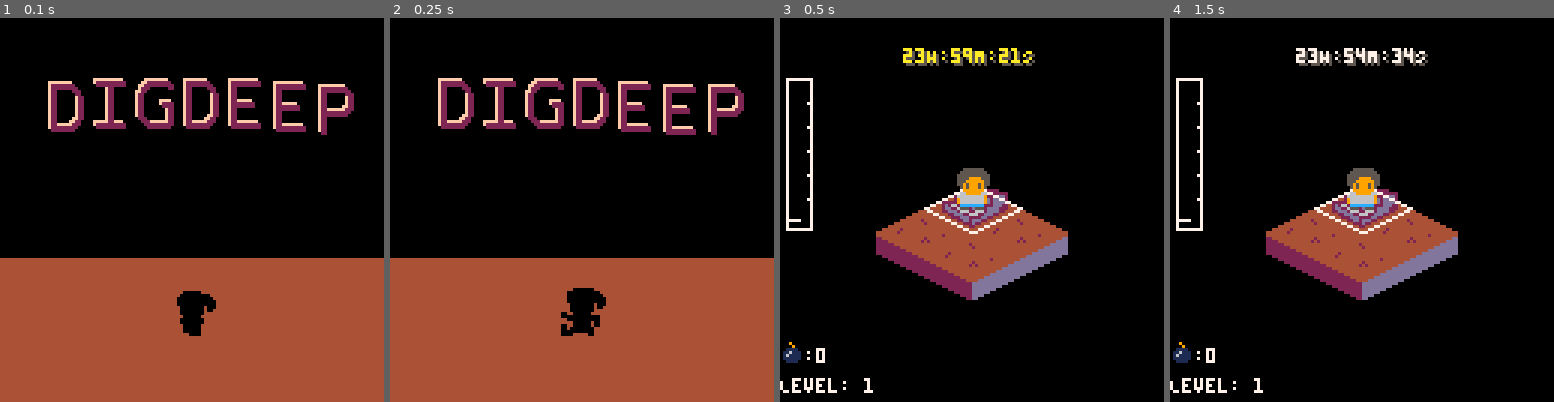
Above: before the commit, frames 1-4 (left to right).
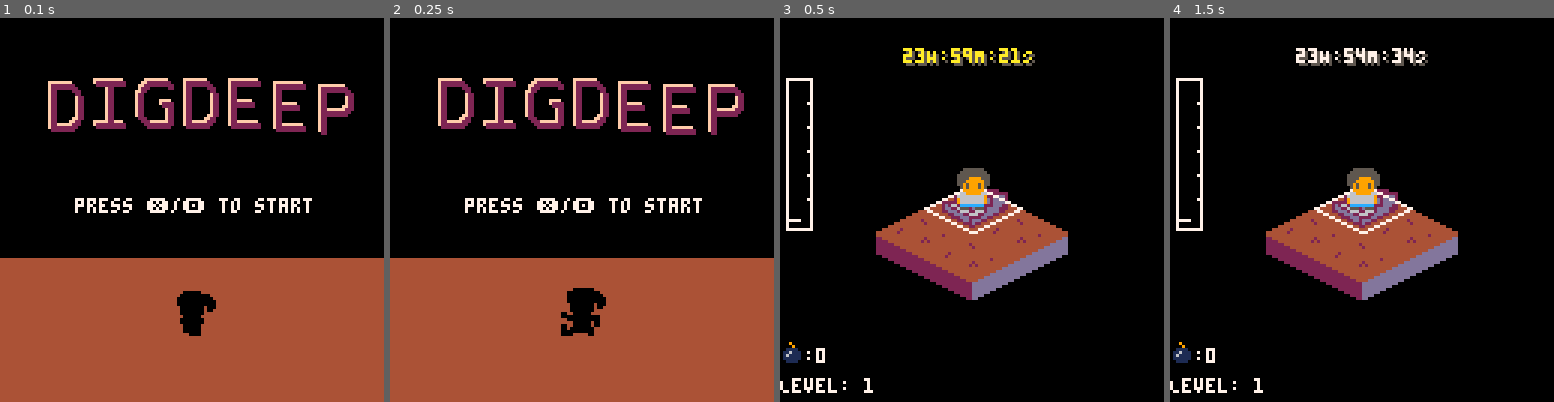
Above: after the commit, the same moments.

Repository: scottnm/collards.p8
Game: PICO-8 cartridge collards.p8
Two runs of this game, one before a commit and one after it. Both use one fixed random seed, a clock stepped at 60 frames per second and the inputs below.
Inputs:
- Up to frame 1 (0.1 s): no input
- Up to frame 2 (0.25 s): no input
- Up to frame 3 (0.5 s): tap X (X key) at 0.33 s
- Up to frame 4 (1.5 s): tap O (Z key) at 0.7 s; tap X (X key) at 1.07 s

The runs differ from the first frame. In frame 1, 1.0% of the frame differs, in the area x 19-82%, y 46-51%; in frame 2, 1.0%; in frame 3, nothing differs; in frame 4, nothing differs.

Commit message:
do a little bit of compression

Diff:
--- a/pregame.lua
+++ b/pregame.lua
@@ -6,32 +6,18 @@
         sprite_offset = vec(-8, -14),
     }
 
-    g_title_letters = {
-        d = 194,
-        i = 196,
-        g = 198,
-        e = 200,
-        p = 202 }
+    g_letters = { d = 194, i = 196, g = 198, e = 200, p = 202 }
 
-    g_title = {
-        g_title_letters.d,
-        g_title_letters.i,
-        g_title_letters.g,
-        g_title_letters.d,
-        g_title_letters.e,
-        g_title_letters.e,
-        g_title_letters.p,
-    }
+    g_title = { g_letters.d, g_letters.i, g_letters.g,
+                g_letters.d, g_letters.e, g_letters.e, g_letters.p }
 
-    g_letter_motion = 0
 end
 
 function _update_title_screen(input)
     update_anim(g_player, g_anims.WalkLeft)
-    if input.any_change then
+    if input.btn_x_change or input.btn_o_change then
         set_phase(GamePhase.MainGame)
     end
-    g_letter_motion += 1
 end
 
 function modify_player_palette()
@@ -42,9 +28,8 @@
     pal(Colors.Maroon, color)
     local scale = 15
     for i=0,(count(g_title)-1) do
-        local letter_motion = g_letter_motion + i*4
-        local bob = sin(letter_motion%30/60) * 3
-        printh(letter_motion.." "..bob)
+        local t = flr(time()*30) + i*4
+        local bob = sin(t%30/60) * 3
         sspr_centered(g_title[i+1], x + i*scale, y + bob, 2, 2, 1, false, false)
     end
 end
@@ -59,4 +44,6 @@
 
     draw_title_text(Colors.Tan, 21, 31)
     draw_title_text(Colors.Maroon, 22, 32)
+
+   print("press \151/\142 to start", 25, 60, Colors.White)
 end
